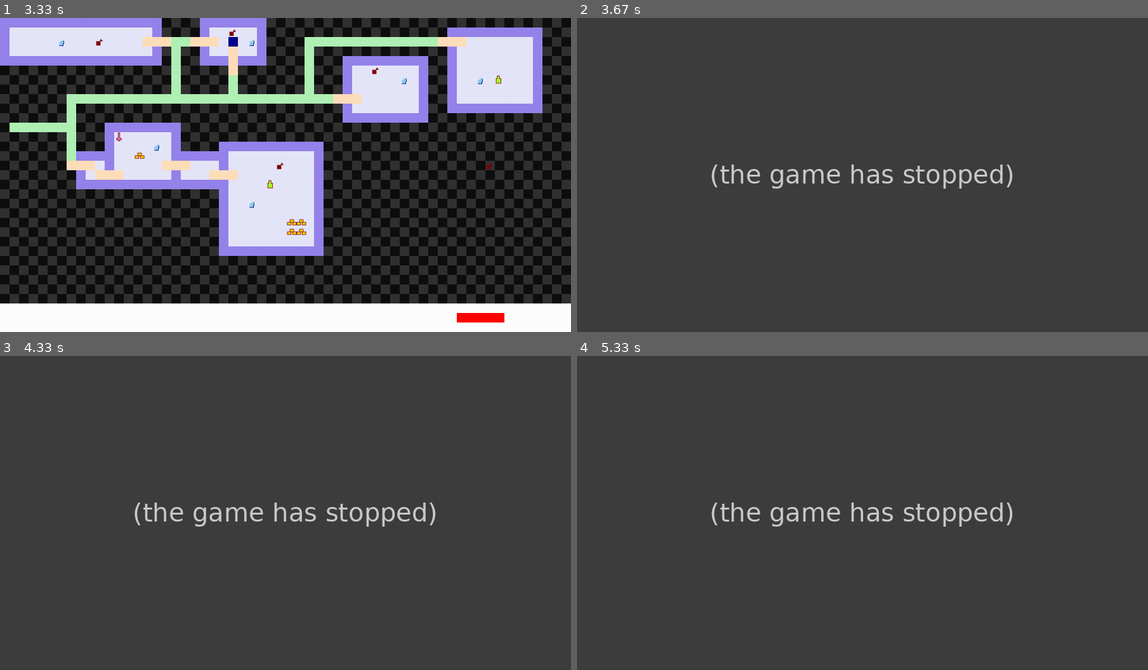
Above: before the commit, frames 1-4 (two rows, left to right).
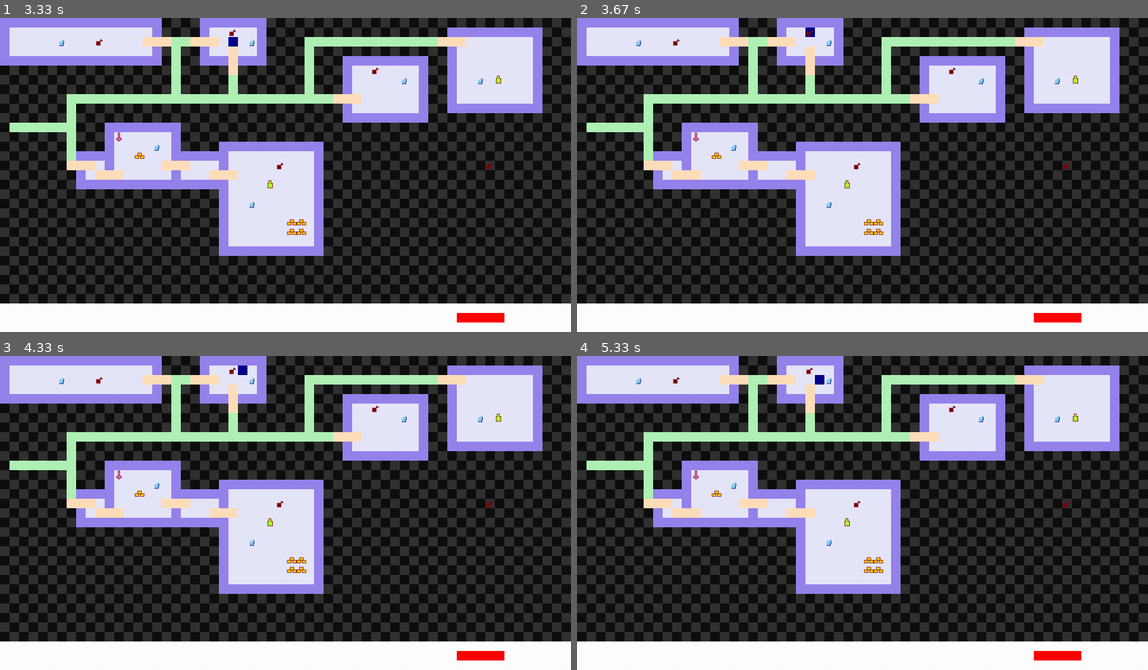
Above: after the commit, the same moments.

Repository: alice-ch/AP_Hackathon
Game: pygame game, started from main.py
The game is run twice, just before and just after one commit, with the same random seed, the same clock (stepped at 60 frames per second) and the same inputs.
Inputs:
- Up to frame 1 (3.33 s): hold Right 0.33-0.8 s; hold Up 0.83-1.27 s; hold Right 1.3-1.8 s; hold Left 1.83-2.37 s; hold Down 2.4-2.95 s; hold Left from 2.98 s (still down)
- Up to frame 2 (3.67 s): release Left at 3.53 s; hold Up from 3.57 s (still down)
- Up to frame 3 (4.33 s): release Up at 4.12 s; hold Right from 4.15 s (still down)
- Up to frame 4 (5.33 s): release Right at 4.78 s; hold Down from 4.82 s (still down)

Frame 1 is identical in both runs. In frame 2, 69% of the frame differs, in the area x 0-100%, y 0-100%; in frame 3, 69%; in frame 4, 69%.
Error before the commit: UnboundLocalError: cannot access local variable 'FOOD' where it is not associated with a val...; the game stopped at 3.6 s (later frames are placeholders)

Commit message:
résolution bug

Diff:
--- a/main.py
+++ b/main.py
@@ -39,16 +39,6 @@
 WATER_COLOUR=(135,206,235)      #water
 FOOD_COLOUR=(128,0,0)           #food
 MONEY_COLOUR=(255,215,0)        #tresor jaune
-
-MONEY=[(14,14),(30,21),(30,22),(31,21),(31,22)]
-
-POTION=[(28,17),(52,6)]
-
-WEAPON=[(12,12)]
-
-FOOD=[(10,2),(24,1),(39,5),(51,15),(29,15)]
-
-WATER=[(6,2),(26,2),(42,6),(50,6),(16,13),(26,19)]
 
 
 class Game():
@@ -118,8 +108,8 @@
 
     def display_object(self):
             #potion vert
-        for i in range (len(POTION)):
-            a,b=POTION[i]
+        for i in range (len(self.piece.POTION)):
+            a,b=self.piece.POTION[i]
             x = a * TILES_SIZE
             y = b * TILES_SIZE
             rect01 = pygame.Rect(x + 2, y + 6, 10, 10)
@@ -133,8 +123,8 @@
             self.forbidden_cases[a][b]= 1
 
             #armes violet
-        for i in range (len(WEAPON)):
-            a,b=WEAPON[i]
+        for i in range (len(self.piece.WEAPON)):
+            a,b=self.piece.WEAPON[i]
             x = a * TILES_SIZE
             y = b * TILES_SIZE
             rect01 = pygame.Rect(x + 7, y + 1, 4, 16)
@@ -148,8 +138,8 @@
             self.forbidden_cases[a][b]= 2
 
             #water
-        for i in range (len(WATER)):
-            a,b=WATER[i]
+        for i in range (len(self.piece.WATER)):
+            a,b=self.piece.WATER[i]
             x = a * TILES_SIZE
             y = b * TILES_SIZE
             rect1 = pygame.Rect(x + 4, y + 9, 7, 7)
@@ -167,8 +157,8 @@
             self.forbidden_cases[a][b]= 3
 
             #food
-        for i in range (len(FOOD)):
-            a,b=FOOD[i]
+        for i in range (len(self.piece.FOOD)):
+            a,b=self.piece.FOOD[i]
             x = a * TILES_SIZE
             y = b * TILES_SIZE
             rect1 = pygame.Rect(x + 2, y + 8, 8, 8)
@@ -180,8 +170,8 @@
             self.forbidden_cases[a][b]= 4
 
             #tresor jaune
-        for i in range (len(MONEY)):
-            a,b=MONEY[i]
+        for i in range (len(self.piece.MONEY)):
+            a,b=self.piece.MONEY[i]
             x = a * TILES_SIZE
             y = b * TILES_SIZE
             rect1 = pygame.Rect(x + 4, y + 9, 6, 4)
@@ -220,6 +210,11 @@
         self.faim=10
         self.eau=10
         self.colour = (0,0,139) # il est bleu !!!
+        self.MONEY=[(14,14),(30,21),(30,22),(31,21),(31,22)]
+        self.POTION=[(28,17),(52,6)]
+        self.WEAPON=[(12,12)]
+        self.FOOD=[(10,2),(24,1),(39,5),(51,15),(29,15)]
+        self.WATER=[(6,2),(26,2),(42,6),(50,6),(16,13),(26,19)]
 
     def display(self, screen):
         x = self.position[0] * TILES_SIZE
@@ -249,46 +244,46 @@
 
         elif forbidden_cases[y,x]== 1 : # c'est une potion
             self.vie+=1
-            for i in range (len(POTION)) :
-                a,b = POTION[i]
-                if a==x & b==y :
-                    POTION=POTION[:,i] + POTION[i+1,:]
+            for i in range (len(self.POTION)) :
+                a,b = self.POTION[i]
+                if a==x & b==y :
+                    self.POTION=self.POTION[:,i] + self.POTION[i+1,:]
             forbidden_cases[y,x]=0
 
         elif forbidden_cases[y,x]== 2 : # c'est une arme
             self.vie += 1
             forbidden_cases[y,x]=0               # à changer
-            for i in range (len(WEAPON)) :
-                a,b = POTION[i]
-                if a==x & b==y :
-                    WEAPON=WEAPON[:,i] + WEAPON[i+1,:]
+            for i in range (len(self.WEAPON)) :
+                a,b = self.POTION[i]
+                if a==x & b==y :
+                    self.WEAPON=self.WEAPON[:,i] + self.WEAPON[i+1,:]
             forbidden_cases[y,x]=0
 
         elif forbidden_cases[y,x]== 3 : # c'est de l'eau
             self.eau+=2
             forbidden_cases[y,x]=0
-            for i in range (len(WATER)) :
-                a,b = WATER[i]
-                if a==x & b==y :
-                    WATER=WATER[:,i] +WATER[i+1,:]
+            for i in range (len(self.WATER)) :
+                a,b = self.WATER[i]
+                if a==x & b==y :
+                    self.WATER=self.WATER[:,i] +self.WATER[i+1,:]
             forbidden_cases[y,x]=0
 
         elif forbidden_cases[y,x]== 4 : # c'est à manger
             self.faim += 5
             forbidden_cases[y,x]=0
-            for i in range (len(FOOD)) :
-                a,b = FOOD[i]
-                if a==x & b==y :
-                    FOOD=FOOD[:,i] +FOOD[i+1,:]
+            for i in range (len(self.FOOD)) :
+                a,b = self.FOOD[i]
+                if a==x & b==y :
+                    self.FOOD=self.FOOD[:,i] +self.FOOD[i+1,:]
             forbidden_cases[y,x]=0
 
         elif forbidden_cases[y,x]== 5 : # c'est un trésor
             self.money += 1
             forbidden_cases[y,x]=0
-            for i in range (len(MONEY)) :
-                a,b = MONEY[i]
-                if a==x & b==y :
-                    MONEY=MONEY[:,i] +MONEY[i+1,:]
+            for i in range (len(self.MONEY)) :
+                a,b = self.MONEY[i]
+                if a==x & b==y :
+                    self.MONEY=self.MONEY[:,i] +self.MONEY[i+1,:]
             forbidden_cases[y,x]=0
 
 def main():
